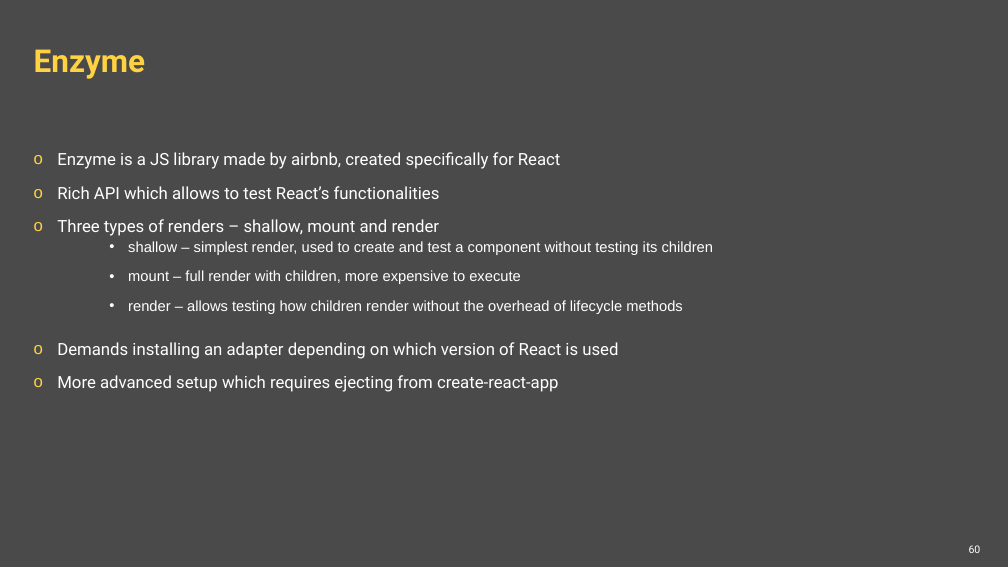
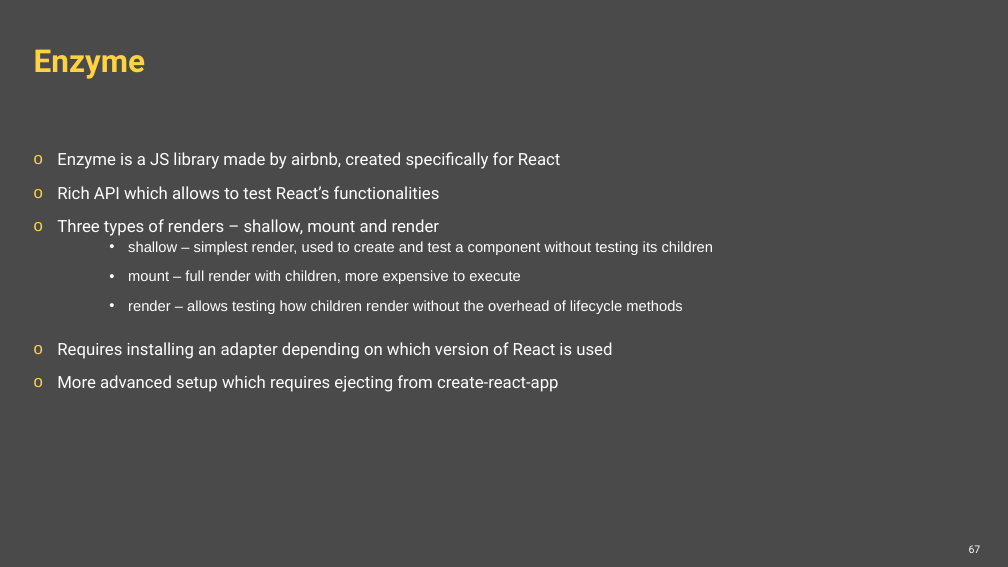
Before and after one commit to ppuzio/react-course-examples, a slide deck: slide 67 of React BEST course.pptx (slide 60 before the commit). Drawn at 1008x567 pixels with LibreOffice and Linux fonts; fonts in the diff are those of the drawing; background and template pictures are left out. Boxes give left, top, right and bottom in pixels: in the first picture for what was removed or moved away, otherwise in the second. Text is boxed around its words. In the diff, an @@ line names an element or a change of style, - is before the commit and + after.

```diff
--- a/React BEST course.pptx
+++ b/React BEST course.pptx
@@ text at <box>57,342,612,359</box>: text changed @@
-o Demands installing an adapter depending on which version of React is used
+o Requires installing an adapter depending on which version of React is used
@@ page number at <box>969,545,981,553</box>: text changed @@
-60
+67
```
Also in this commit, not shown: 7 other slides changed, 7 slides added, 4 other files.
